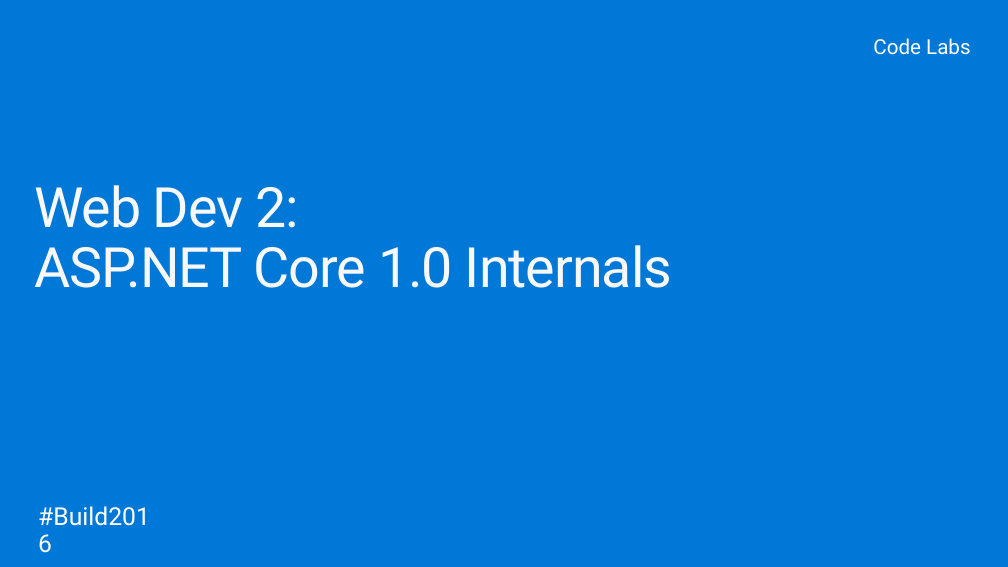
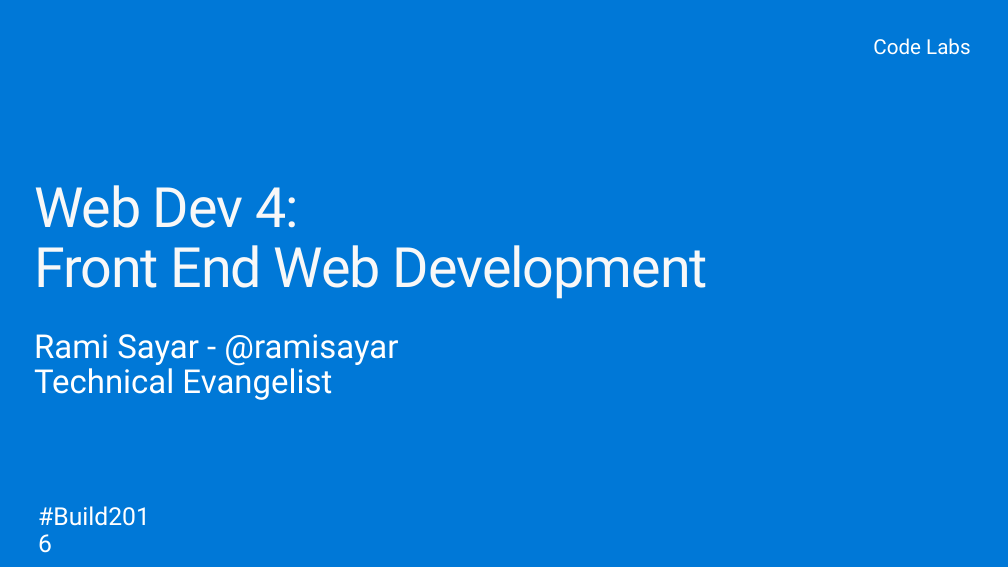
Before and after one commit to warnov/CodeLabs-WebDev, a slide deck: slide 1 of Module4-FrontEndDev/Slides/Web Module 4.pptx. Drawn at 1008x567 pixels with LibreOffice and Linux fonts; fonts in the diff are those of the drawing; background and template pictures are left out. Boxes give left, top, right and bottom in pixels: in the first picture for what was removed or moved away, otherwise in the second. Text is boxed around its words. In the diff, an @@ line names an element or a change of style, - is before the commit and + after.

```diff
--- a/Module4-FrontEndDev/Slides/Web Module 4.pptx
+++ b/Module4-FrontEndDev/Slides/Web Module 4.pptx
@@ title at (34, 185, 708, 299): text changed @@
-Web Dev 2:
-ASP.NET Core 1.0 Internals
+Web Dev 4:
+Front End Web Development
@@ text added at (34, 334, 398, 400), 32 pt, text #FFFFFF @@
+Rami Sayar - @ramisayar
+Technical Evangelist
```
Also in this commit, not shown: 7 other slides changed.
